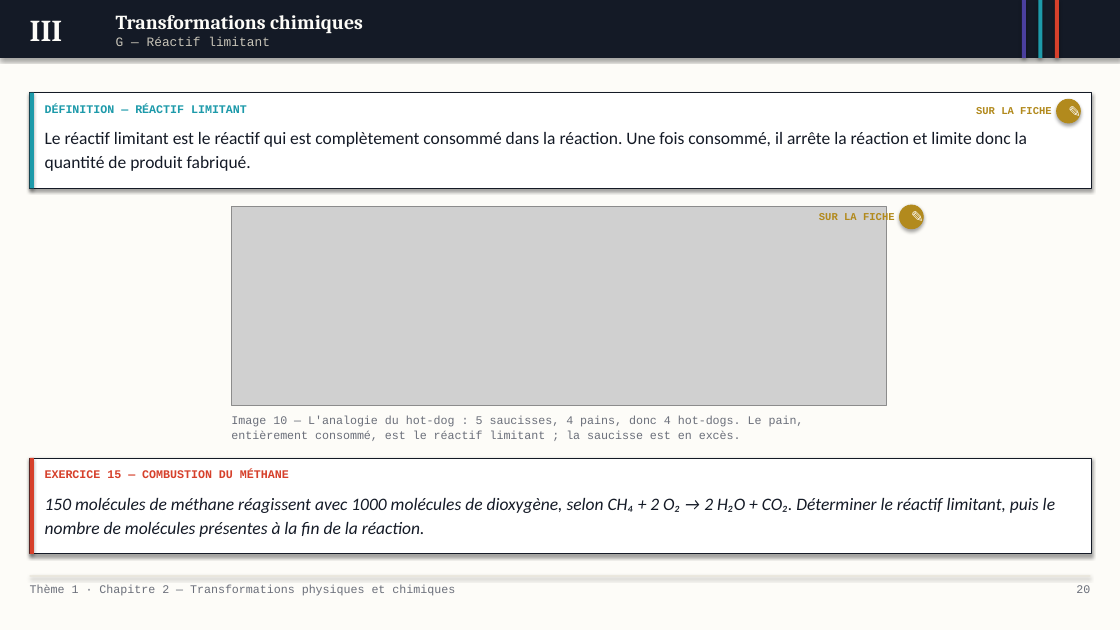
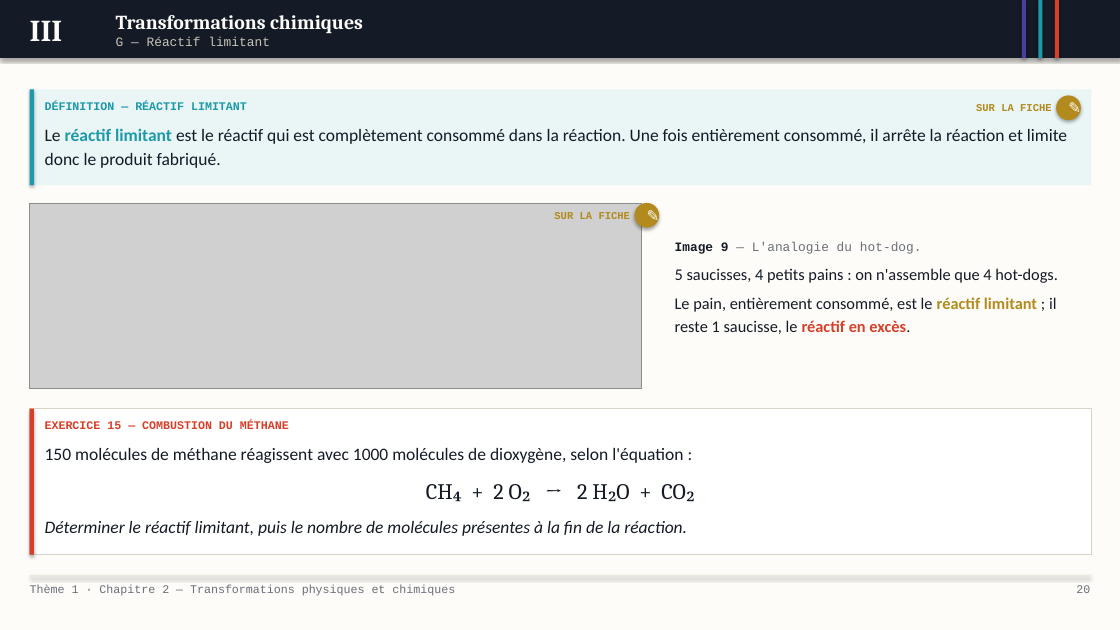
Before and after one commit to MVanHoorde/Site-Web-Portfolio, a slide deck: slide 20 of assets/pptx/pc/diaporama-2nde-t1c2.pptx. Drawn at 1120x630 pixels with LibreOffice and Linux fonts; fonts in the diff are those of the drawing; grey boxes stand for pictures. Boxes give left, top, right and bottom in pixels: in the first picture for what was removed or moved away, otherwise in the second. Text is boxed around its words. In the diff, an @@ line names an element or a change of style, - is before the commit and + after.

```diff
--- a/assets/pptx/pc/diaporama-2nde-t1c2.pptx
+++ b/assets/pptx/pc/diaporama-2nde-t1c2.pptx
@@ rectangle at (x1=29, y1=89, x2=1091, y2=185): fill #FFFFFF to #EAF5F6; outline #141A26 0.75 pt to none; shadow off @@
@@ text "DÉFINITION — RÉACTIF LIMITANT" moved from (x1=45, y1=105, x2=247, y2=113) to (x1=45, y1=101, x2=247, y2=110) @@
@@ ellipse "✎" moved from (x1=1057, y1=99, x2=1081, y2=123) to (x1=1057, y1=96, x2=1081, y2=119) @@
@@ text at (x1=45, y1=128, x2=1067, y2=168): text changed @@
-Le réactif limitant est le réactif qui est complètement consommé dans la réaction. Une fois consommé, il arrête la réaction et limite donc la quantité de produit fabriqué.
+Le réactif limitant est le réactif qui est complètement consommé dans la réaction. Une fois entièrement consommé, il arrête la réaction et limite donc le produit fabriqué.
@@ picture resized from (x1=232, y1=207, x2=887, y2=405) to (x1=29, y1=203, x2=641, y2=389) @@
@@ text "SUR LA FICHE" rewrapped from (x1=819, y1=213, x2=895, y2=224) to (x1=554, y1=212, x2=631, y2=219) @@
@@ ellipse "✎" moved from (x1=900, y1=205, x2=923, y2=229) to (x1=635, y1=203, x2=659, y2=227) @@
@@ text at (x1=675, y1=242, x2=1058, y2=334): text changed; size 10 to 14 pt; font Courier New to Calibri; text colour #6B6F7A to #141A26 @@
-Image 10 — L'analogie du hot-dog : 5 saucisses, 4 pains, donc 4 hot-dogs. Le pain, entièrement consommé, est le réactif limitant ; la saucisse est en excès.
+Image 9 — L'analogie du hot-dog.
+5 saucisses, 4 petits pains : on n'assemble que 4 hot-dogs.
+Le pain, entièrement consommé, est le réactif limitant ; il reste 1 saucisse, le réactif en excès.
@@ rectangle resized from (x1=29, y1=458, x2=34, y2=554) to (x1=29, y1=409, x2=34, y2=555) @@
@@ rectangle resized from (x1=29, y1=458, x2=1091, y2=554) to (x1=29, y1=409, x2=1091, y2=555) @@
@@ rectangle at (x1=29, y1=409, x2=1091, y2=555): outline #141A26 0.75 pt to #D8D3C4 0.75 pt; shadow off @@
@@ text "EXERCICE 15 — COMBUSTION DU ..." moved from (x1=45, y1=470, x2=289, y2=478) to (x1=45, y1=421, x2=289, y2=429) @@
@@ text at (x1=45, y1=448, x2=683, y2=502): text changed; italic off @@
-150 molécules de méthane réagissent avec 1000 molécules de dioxygène, selon CH₄ + 2 O₂ → 2 H₂O + CO₂. Déterminer le réactif limitant, puis le nombre de molécules présentes à la fin de la réaction.
+150 molécules de méthane réagissent avec 1000 molécules de dioxygène, selon l'équation :
+CH₄ + 2 O₂ → 2 H₂O + CO₂
@@ text added at (x1=45, y1=521, x2=687, y2=536), 15 pt, text #141A26, italic @@
+Déterminer le réactif limitant, puis le nombre de molécules présentes à la fin de la réaction.
```
Also in this commit, not shown: 15 other slides changed, 13 other files.
